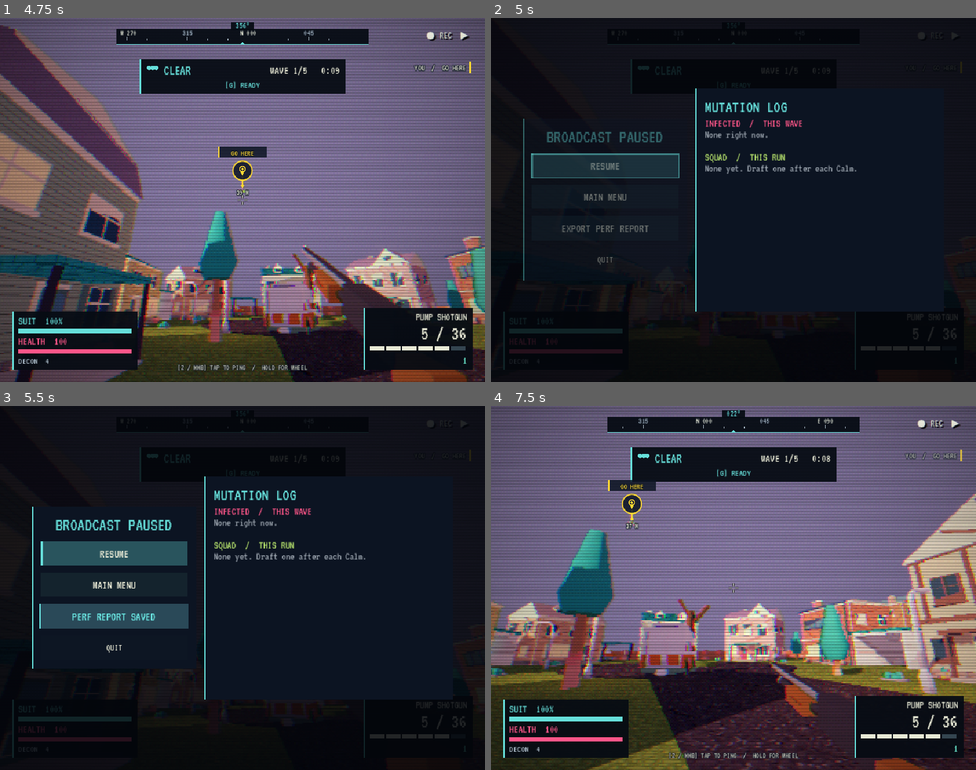
Above: before the commit, frames 1-4 (two rows, left to right).
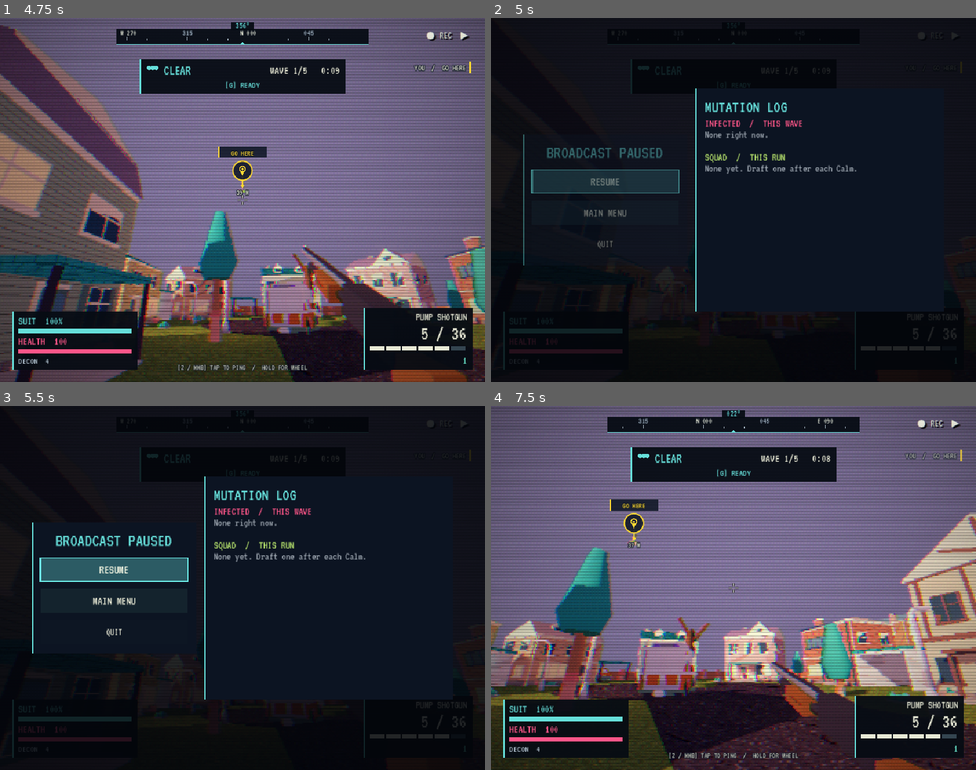
Above: after the commit, the same moments.

Repository: SamuelGrady/fallout-forecast
Game: Godot game, scene res://ui/title.tscn
Two runs of this game, one before a commit and one after it. Both use one fixed random seed, a clock stepped at 60 frames per second and the inputs below. Sound files missing from this copy of the repository are replaced by a short silence.
Inputs (mouse positions are in pixels of both pictures, inside the frame that each line leads up to):
- Up to frame 1 (4.75 s): tap Enter at 0.5 s; move the mouse to (349, 181) at 0.52 s; hold D (move_right) 0.53-1.25 s; hold Right mouse button (aim) 0.53-1.25 s; click (349, 181) at 0.67 s; tap Space (jump) at 0.77, 1.07, 2.27, 2.57, 3.77, 4.07, 4.52 s; click "PLAY" at 1.25 s; move the mouse to (218, 200) at 2.02 s; hold W (move_forward) from 2.03 s (still down); tap Ctrl (crouch) at 2.1 s; move the mouse to (252, 192) at 2.77 s; press the mouse at (252, 192) at 2.78 s; move the mouse to (237, 207) at 3.52 s; release the mouse at (237, 207) at 3.53 s; tap E (interact) at 3.6 s; move the mouse to (276, 203) at 4.27 s; tap Z (ping) at 4.35 s
- Up to frame 2 (5 s): keep holding W (move_forward); tap Space (jump) at 4.82 s; tap Escape (pause) at 4.9 s
- Up to frame 3 (5.5 s): release W (move_forward) at 5 s; click (116, 617) at 5 s, where only the run before the commit has a clickable "EXPORT PERF REPORT"
- Up to frame 4 (7.5 s): click (607, 617) at 5.75 s, where only the run before the commit has a clickable "PERF REPORT SAVED"; click "RESUME" at 6.5 s; move the mouse to (694, 584) at 7.27 s; hold W (move_forward) from 7.28 s (still down); tap Shift (sprint) at 7.35 s

Frame 1 is identical in both runs. In frame 2, 3.1% of the frame differs, in the area x 6-39%, y 27-73%; in frame 3, 5.8%; in frame 4, 27%, in the area x 0-100%, y 20-100%.

Commit message:
Pause: drop EXPORT PERF REPORT (telemetry sends it); telemetry request timeout 45 s so load freezes don't drop events

Diff:
--- a/game/telemetry.gd
+++ b/game/telemetry.gd
@@ -35,7 +35,7 @@
 	process_mode = Node.PROCESS_MODE_ALWAYS
 	_session = Crypto.new().generate_random_bytes(8).hex_encode()
 	_http = HTTPRequest.new()
-	_http.timeout = 15.0
+	_http.timeout = 45.0
 	_http.request_completed.connect(_on_done)
 	add_child(_http)
 	GameManager.run_finished.connect(_on_run_finished)
--- a/ui/pause_menu.gd
+++ b/ui/pause_menu.gd
@@ -4,7 +4,6 @@
 var _mutations := PanelContainer.new()
 var _mutation_text := RichTextLabel.new()
 var _resume_button: Button
-var _export_button: Button
 var _remote := Label.new()
 var _remote_layer := CanvasLayer.new()
 
@@ -58,7 +57,6 @@
 	box.add_child(title)
 	_resume_button = _button(box, "RESUME", _resume)
 	_button(box, "MAIN MENU", _main_menu)
-	_export_button = _button(box, "EXPORT PERF REPORT", _export_perf)
 	if not OS.has_feature("web"):
 		_button(box, "QUIT", get_tree().quit)
 	for item in box.get_children():
@@ -174,9 +172,3 @@
 	Input.mouse_mode = Input.MOUSE_MODE_VISIBLE
 	Net.leave()
 	SceneLoader.cut_to("res://ui/title.tscn")
-
-
-func _export_perf() -> void:
-	var where := Perf.export_report()
-	_export_button.text = "PERF REPORT DOWNLOADED" if OS.has_feature("web") else "PERF REPORT SAVED"
-	print(where)
